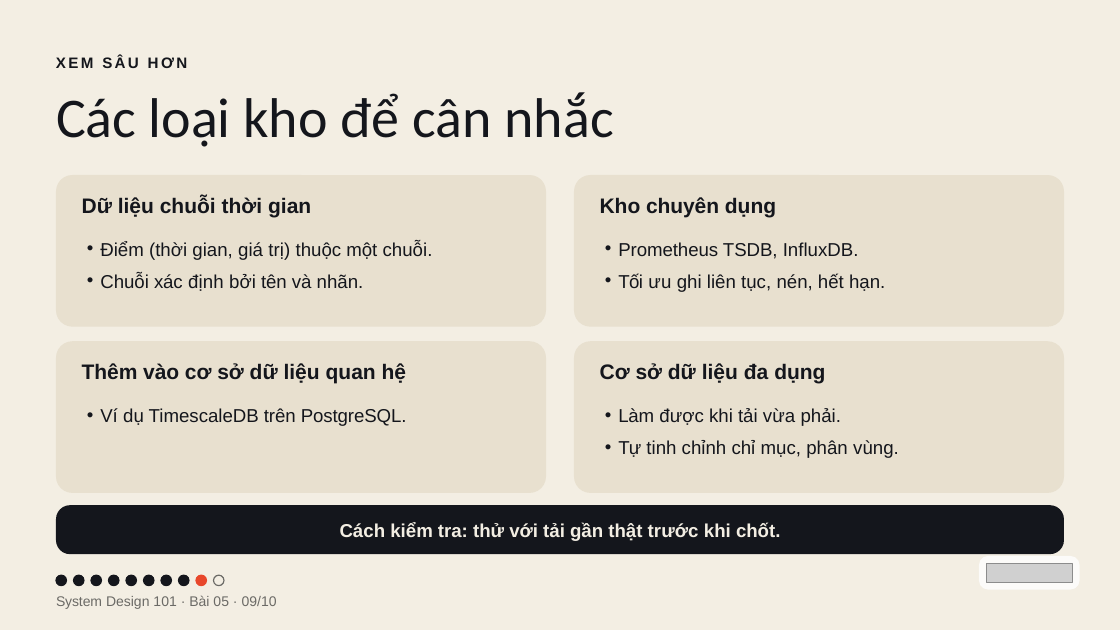
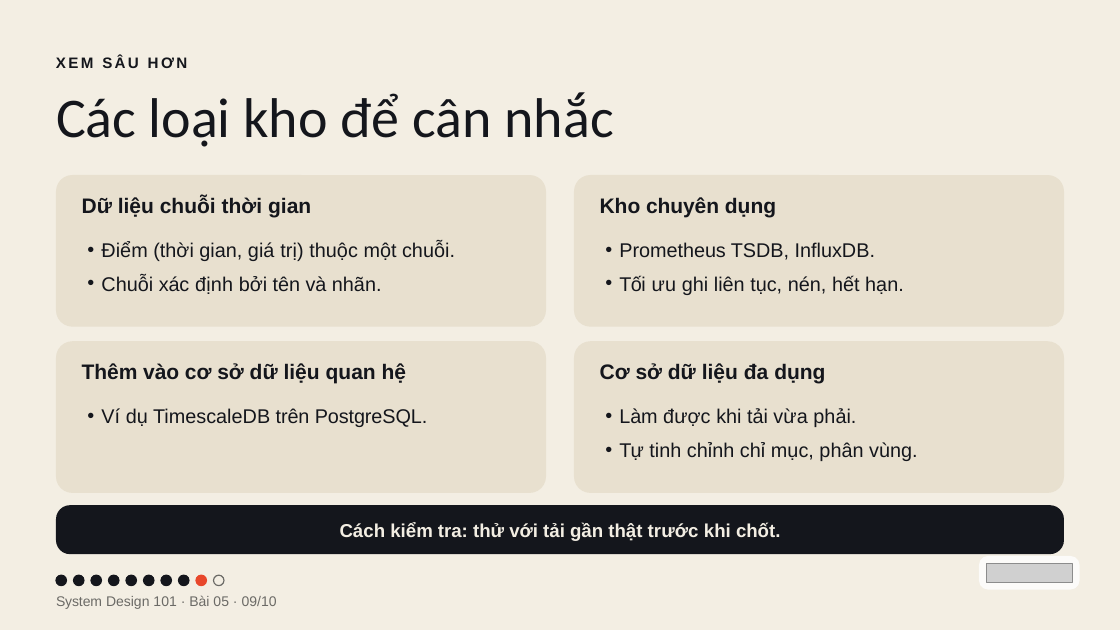
Before and after one commit to vohoailinh90/tool-marketing-studio, a slide deck: slide 9 of system-design-101/vi/lessons/sd-13-005/slides/sd-13-005.pptx. Drawn at 1120x630 pixels with LibreOffice and Linux fonts; fonts in the diff are those of the drawing; grey boxes stand for pictures. Boxes give left, top, right and bottom in pixels: in the first picture for what was removed or moved away, otherwise in the second. Text is boxed around its words. In the diff, an @@ line names an element or a change of style, - is before the commit and + after.

```diff
--- a/system-design-101/vi/lessons/sd-13-005/slides/sd-13-005.pptx
+++ b/system-design-101/vi/lessons/sd-13-005/slides/sd-13-005.pptx
@@ text "Điểm (thời gian, giá trị) ..." at box(101, 241, 455, 294): size 24 to 25.5 pt; letter spacing 0 to -0.1 pt in "một"; letter spacing -0.1 to -0.2 pt in "và"; indent changed; line spacing 33.6pt to 35.7pt @@
@@ text "Prometheus TSDB, InfluxDB." at box(619, 242, 904, 295): size 24 to 25.5 pt; letter spacing -0.7 to -0.8 pt in "Tối"; indent changed; line spacing 33.6pt to 35.7pt @@
@@ text "Ví dụ TimescaleDB trên PostgreSQL." at box(101, 408, 428, 427): size 24 to 25.5 pt; letter spacing -0.1 to -0.2 pt in "PostgreSQL."; indent changed; line spacing 33.6pt to 35.7pt @@
@@ text "Làm được khi tải vừa ..." at box(619, 408, 918, 461): size 24 to 25.5 pt; letter spacing -1.2 to -1.3 pt in "Tự"; indent changed; line spacing 33.6pt to 35.7pt @@
```
Also in this commit, not shown: 1 other slide changed, 4 other files.
